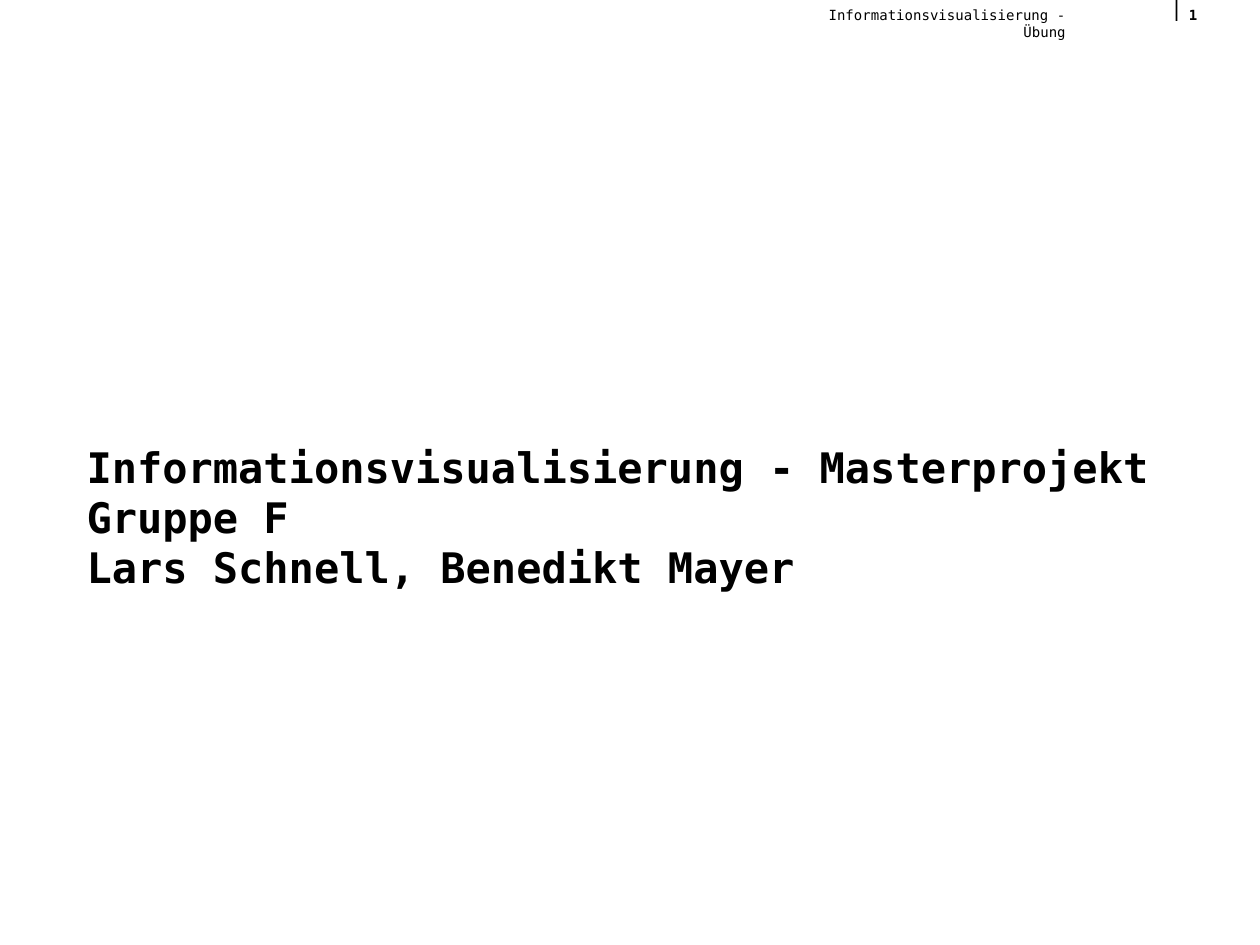
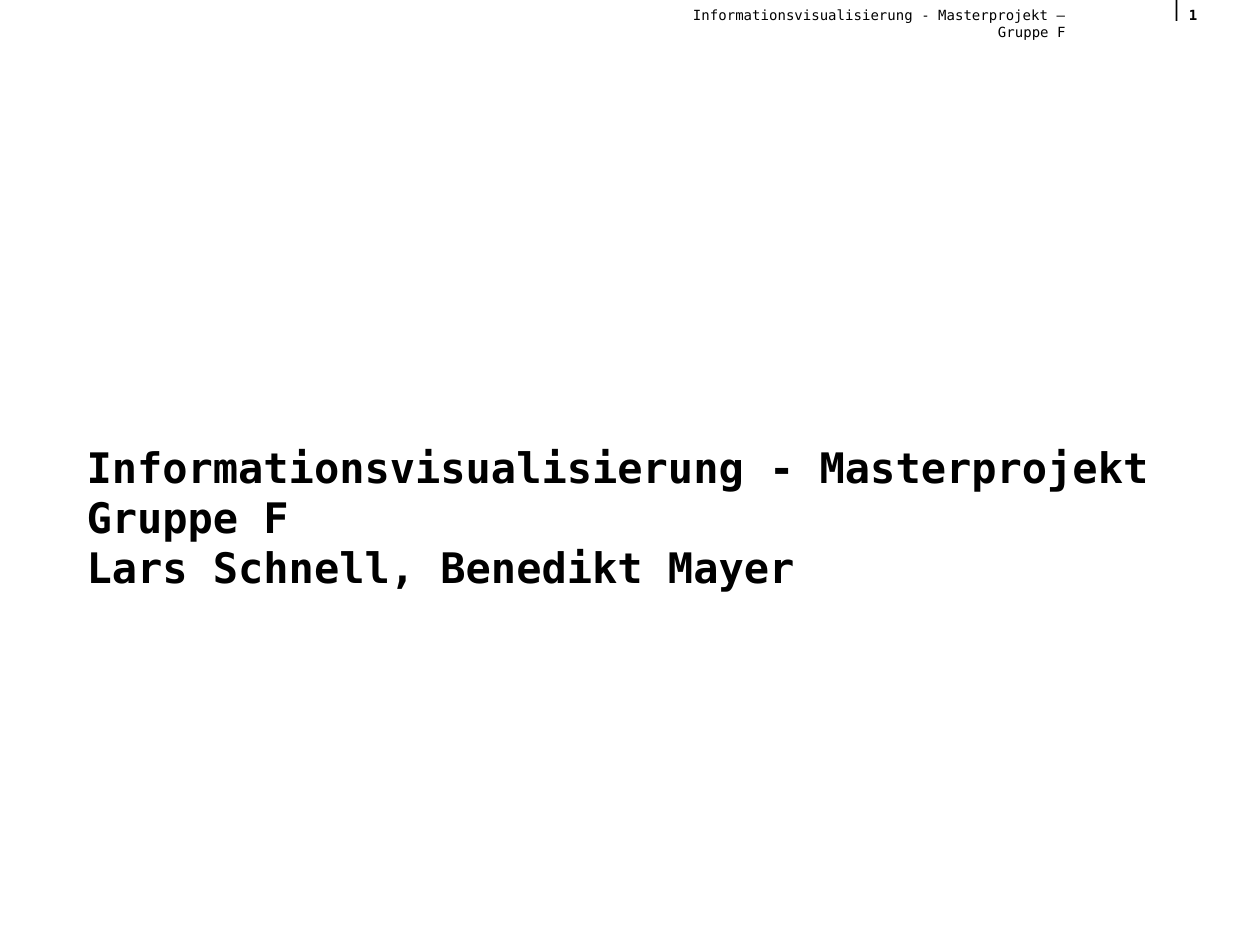
Before and after one commit to Lemovar/InfoVis, a slide deck: slide 1 of Projektpräsentation_Gruppe_F.pptx. Drawn at 1260x945 pixels with LibreOffice and Linux fonts; fonts in the diff are those of the drawing; background and template pictures are left out. Boxes give left, top, right and bottom in pixels: in the first picture for what was removed or moved away, otherwise in the second. Text is boxed around its words. In the diff, an @@ line names an element or a change of style, - is before the commit and + after.

```diff
--- a/Projektpräsentation_Gruppe_F.pptx
+++ b/Projektpräsentation_Gruppe_F.pptx
@@ text at (x1=693, y1=9, x2=1065, y2=40): text changed @@
-Informationsvisualisierung - Übung
+Informationsvisualisierung - Masterprojekt – Gruppe F
```
Also in this commit, not shown: 8 other slides changed, 3 other files.
